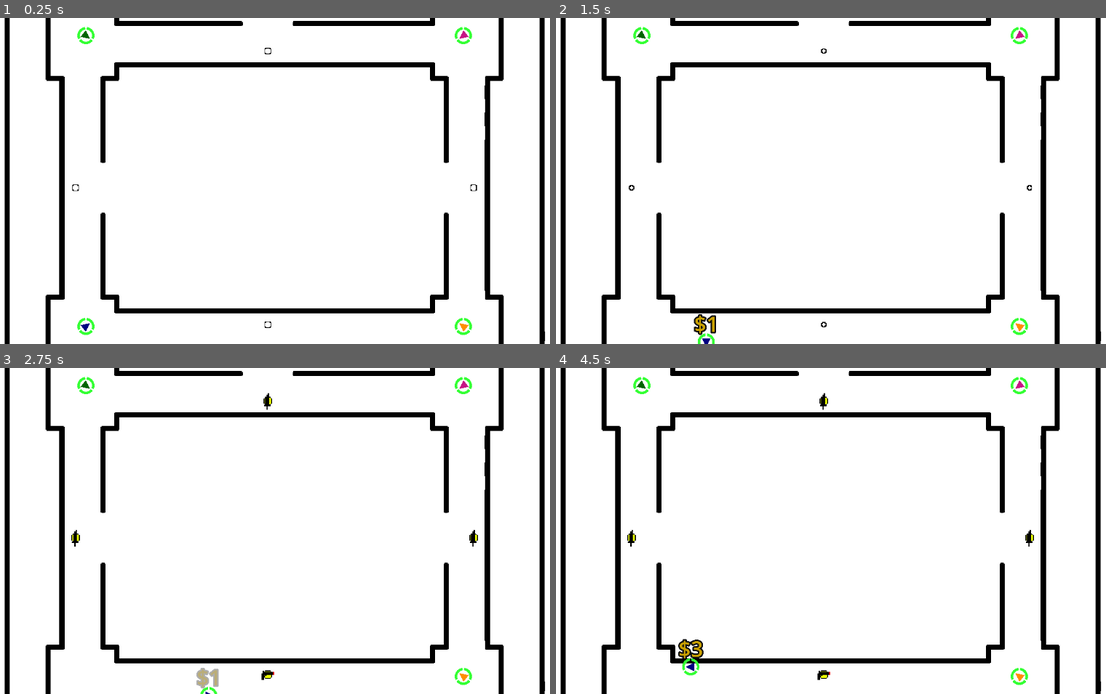
Above: before the commit, frames 1-4 (two rows, left to right).
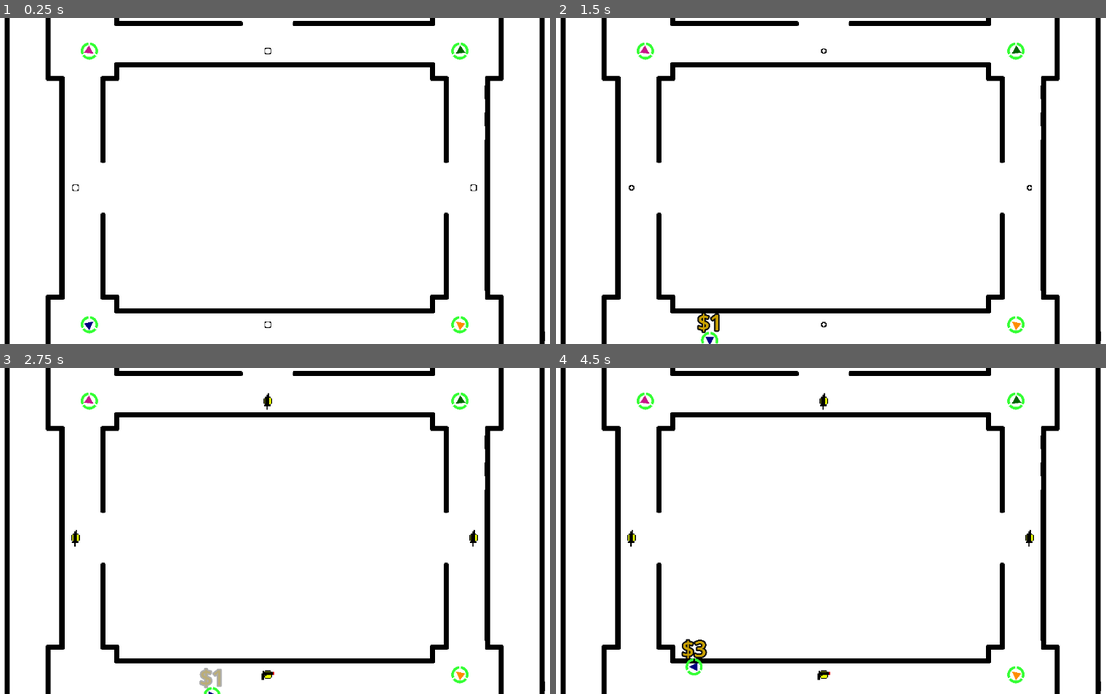
Above: after the commit, the same moments.

Repository: haihala/SGH-winter-jam-2025
Game: Godot game, scene res://level/world.tscn
Same seed, same stepped clock (60 frames per second), same inputs: the game is played once before the commit and once after it.
Inputs:
- Up to frame 1 (0.25 s): no input
- Up to frame 2 (1.5 s): hold D (kb_right) 0.53-1.28 s; tap Space (kb_attack) at 0.6 s; hold S (kb_down) from 1.28 s (still down); tap E (kb_interact) at 1.35 s
- Up to frame 3 (2.75 s): release S (kb_down) at 2.03 s; hold D (kb_right) from 2.03 s (still down); tap Space (kb_attack) at 2.1 s
- Up to frame 4 (4.5 s): release D (kb_right) at 2.78 s; hold W (kb_up) 2.78-3.53 s; tap E (kb_interact) at 2.85, 4.35 s; hold A (kb_left) from 3.53 s (still down); tap Space (kb_attack) at 3.6 s

The runs differ from the first frame. In frame 1, 0.6% of the frame differs, in the area x 14-86%, y 2-98%; in frame 2, 0.8%; in frame 3, 0.7%; in frame 4, 0.9%.

Commit message:
Move player spawn points to the tilemap

Diff:
--- a/level/setup_tile_map.gd
+++ b/level/setup_tile_map.gd
@@ -1,15 +1,27 @@
 extends TileMapLayer
 
+@onready var player_prefab = load("res://player/player.tscn")
 
 # Called when the node enters the scene tree for the first time.
-func _ready() -> void:
+func setup(player_indices: Array) -> void:
 	var spawner_scene = load("res://items/spawner.tscn")
+	var player_index = 0
 
 	for coords in get_used_cells():
 		var td = get_cell_tile_data(coords)
+		var tile_position = (Vector2(coords) + Vector2(0.5, 0.5)) * Vector2(tile_set.tile_size)
+
 		if td.get_custom_data("basic_item_spawner"):
 			var spawner = spawner_scene.instantiate()
+			spawner.position = tile_position
 			# Offset because origins
-			spawner.position = (Vector2(coords) + Vector2(0.5, 0.5)) * Vector2(tile_set.tile_size)
 			add_child(spawner)
 			erase_cell(coords)
+		elif td.get_custom_data("player_spawner"):
+			var player = player_prefab.instantiate()
+			player.player_index = player_indices[player_index]
+			player_index += 1
+			player.position = tile_position * scale
+			player.look_at(Vector2.ZERO)
+			get_tree().root.add_child.call_deferred(player)
+			erase_cell(coords)
--- a/level/world.gd
+++ b/level/world.gd
@@ -1,15 +1,4 @@
 extends Node2D
 
 func _ready():
-	spawn_players([-1, 0, 1, 2])
-
-func spawn_players(indices: Array[int]):
-	var prefab = load("res://player/player.tscn")
-	for index in range(indices.size()):
-		var point = $SpawnPoints.get_children()[index]
-		var player_index = indices[index]
-		var player = prefab.instantiate()
-		player.player_index = player_index
-		player.position = point.global_position
-		player.look_at(Vector2.ZERO)
-		add_child(player)
+	$TileMapLayer.setup([-1, 0, 1, 2])
--- a/level/world.tscn
+++ b/level/world.tscn
@@ -68,6 +68,8 @@
 4:0/0/terrains_peering_bit/bottom_side = 0
 5:2/0 = 0
 5:2/0/custom_data_0 = true
+6:2/0 = 0
+6:2/0/custom_data_1 = true
 
 [sub_resource type="TileSet" id="TileSet_hd7rh"]
 physics_layer_0/collision_layer = 1
@@ -76,24 +78,12 @@
 terrain_set_0/terrain_0/color = Color(0.5, 0.34375, 0.25, 1)
 custom_data_layer_0/name = "basic_item_spawner"
 custom_data_layer_0/type = 1
+custom_data_layer_1/name = "player_spawner"
+custom_data_layer_1/type = 1
 sources/1 = SubResource("TileSetAtlasSource_b1nh1")
 
 [node name="World" type="Node2D"]
 script = ExtResource("1_osrak")
-
-[node name="SpawnPoints" type="Node2D" parent="."]
-
-[node name="1" type="Node2D" parent="SpawnPoints"]
-position = Vector2(-2200, 1700)
-
-[node name="2" type="Node2D" parent="SpawnPoints"]
-position = Vector2(2200, 1700)
-
-[node name="3" type="Node2D" parent="SpawnPoints"]
-position = Vector2(-2200, -1700)
-
-[node name="4" type="Node2D" parent="SpawnPoints"]
-position = Vector2(2200, -1700)
 
 [node name="Camera2D" type="Camera2D" parent="."]
 zoom = Vector2(0.17, 0.17)
@@ -102,6 +92,6 @@
 z_index = -2
 texture_filter = 1
 scale = Vector2(10, 10)
-tile_map_data = PackedByteArray("AAAPAP//AQAAAAAAAAAPAAAAAQA …(5471 unchanged characters)… AFAAIAAADx/wAAAQAFAAIAAAD///b/AQAFAAIAAAA=")
+tile_map_data = PackedByteArray("AAAPAP//AQAAAAAAAAAPAAAAAQA …(5471 unchanged characters)… AFAAIAAADx/wAAAQAFAAIAAAD///b/AQAFAAIAAADy/woAAQAGAAIAAAANAAoAAQAGAAIAAAANAPb/AQAGAAIAAADy//b/AQAGAAIAAAA=")
 tile_set = SubResource("TileSet_hd7rh")
 script = ExtResource("3_74ovu")
Binary file changed: sprite_sheet.png
